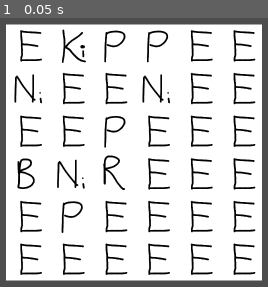
Above: before the commit, frame 1.
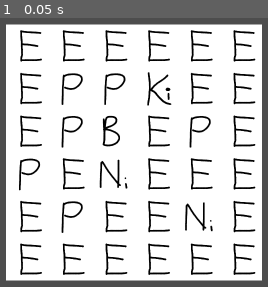
Above: after the commit, the same moment.

Repository: Sheepheerd/solitaire-chess
Game: Godot game, scene res://chess_scenes/chess_gen.tscn
Same seed, same stepped clock (60 frames per second), same inputs: the game is played once before the commit and once after it. The engine's default icon, where the game draws it, is replaced by a stand-in: a white triangle on a blue panel in a dark square.
Inputs:
- Up to frame 1 (0.05 s): no input

The runs differ from the first frame. In frame 1, 6.5% of the frame differs, in the area x 5-80%, y 4-80%.

Commit message:
Added piece jump

Diff:
--- a/chess_scenes/pieces/King.tscn
+++ b/chess_scenes/pieces/King.tscn
@@ -20,3 +20,5 @@
 position = Vector2(-64, -64)
 texture_normal = ExtResource("2_faycy")
 script = ExtResource("3_ws5j8")
+
+[connection signal="pressed" from="TouchScreenButton" to="TouchScreenButton" method="_on_pressed"]
--- a/chess_scenes/pieces/Knight.tscn
+++ b/chess_scenes/pieces/Knight.tscn
@@ -20,3 +20,5 @@
 position = Vector2(-64, -64)
 texture_normal = ExtResource("2_1mq8e")
 script = ExtResource("3_87erv")
+
+[connection signal="pressed" from="TouchScreenButton" to="TouchScreenButton" method="_on_pressed"]
--- a/chess_scenes/pieces/Pawn.tscn
+++ b/chess_scenes/pieces/Pawn.tscn
@@ -21,3 +21,5 @@
 position = Vector2(-64, -64)
 texture_normal = ExtResource("2_m2tqr")
 script = ExtResource("3_5bjpx")
+
+[connection signal="pressed" from="TouchScreenButton" to="TouchScreenButton" method="_on_pressed"]
--- a/chess_scenes/pieces/Rook.tscn
+++ b/chess_scenes/pieces/Rook.tscn
@@ -20,3 +20,5 @@
 position = Vector2(-64, -64)
 texture_normal = ExtResource("2_h1qj1")
 script = ExtResource("3_esdey")
+
+[connection signal="pressed" from="TouchScreenButton" to="TouchScreenButton" method="_on_pressed"]
--- a/chess_scenes/pieces/piece_movement.gd
+++ b/chess_scenes/pieces/piece_movement.gd
@@ -5,6 +5,7 @@
 var board
 var row
 var col
+var piece_name
 #var which_selection: int
 func _ready():
 	board = get_parent().get_parent().board
@@ -12,22 +13,27 @@
 	print(col)
 
 func _on_pressed():
-	if get_parent().get_parent().has_selected_piece_one == false:
-		get_parent().get_parent().source_row = row
-		get_parent().get_parent().source_col = col
-		await get_tree().create_timer(.5).timeout
-		get_parent().get_parent().has_selected_piece_one = true
-		print(get_parent().get_parent().source_row)
-		print(get_parent().get_parent().source_col)
-	elif get_parent().get_parent().has_selected_piece_one == true:
-		get_parent().get_parent().dest_row = row
-		get_parent().get_parent().dest_col = col
-		get_parent().get_parent().move_piece()
-		await get_tree().create_timer(.5).timeout
-		get_parent().get_parent().has_selected_piece_one = false
-		print(get_parent().get_parent().dest_row)
-		print(get_parent().get_parent().dest_col)
-
+	get_parent().get_parent().player_clicked = true
+	#if get_parent().get_parent().has_selected_piece_one == false:
+	if get_parent().get_parent().player_clicked == true:
+		if get_parent().get_parent().has_selected_piece_one == false:
+			get_parent().get_parent().source_piece_name = piece_name
+			get_parent().get_parent().source_row = row
+			get_parent().get_parent().source_col = col
+			await get_tree().create_timer(.5).timeout
+			get_parent().get_parent().has_selected_piece_one = true
+			print(get_parent().get_parent().source_row)
+			print(get_parent().get_parent().source_col)
+		elif get_parent().get_parent().has_selected_piece_one == true:
+			get_parent().get_parent().dest_row = row
+			get_parent().get_parent().dest_col = col
+			get_parent().get_parent().move_piece()
+			await get_tree().create_timer(.5).timeout
+			get_parent().get_parent().has_selected_piece_one = false
+			print(get_parent().get_parent().dest_row)
+			print(get_parent().get_parent().dest_col)
+			#await get_tree().create_timer(.5).timeout
+			#get_parent().get_parent().player_clicked = false
 #func piece_selected(which_selection):
 #	match which_selection:
 #		1:
--- a/chess_scripts/chess_script.gd
+++ b/chess_scripts/chess_script.gd
@@ -40,6 +40,8 @@
 			row.append('E')
 		board.append(row)
 	# Place the initial piece on the board
+	row = randi() % (array_size - 1)
+	col = randi() % (array_size - 1)
 	randomize()
 	available_pieces.shuffle()
 	#get first piece and erase
@@ -48,7 +50,6 @@
 	available_pieces = available_pieces.filter(func(value): return value != null)
 	var scene_path = characterScenes[initial_piece]
 	var character_instance = load(scene_path)
-	print(scene_path)
 	# Create an instance of the scene
 	var character_node = character_instance.instantiate()
 	character_node.get_node("TouchScreenButton").row = row
@@ -57,8 +58,6 @@
 
 	#place first piece random
 	print(initial_piece)
-	row = randi() % (array_size - 1)
-	col = randi() % (array_size - 1)
 	board[row][col] = initial_piece
 	character_node.position =  Vector2((col * cell_size_x) - 300, (row * cell_size_y) - 200)
 	# Place the remaining pieces on the board
@@ -94,7 +93,7 @@
 	# Check if the piece can capture any other piece
 	for i in range(array_size):
 		for j in range(array_size):
-			if board[i][j] != ' ':
+			if board[i][j] != 'E':
 				if piece == 'K' and (abs(row - i) <= 1 and abs(col - j) <= 1):
 					return true
 				elif piece == 'Q' and (row == i or col == j or abs(row - i) == abs(col - j)):
@@ -111,8 +110,9 @@
 	return false
 
 # Function to place the remaining pieces on the board
-# Function to place the remaining pieces on the board
+var has_assigned_row_col = false
 func place_remaining_pieces(initial_piece):
+	has_assigned_row_col = false
 	for i in range(0, num_pieces - 1):
 		var placed = false
 		while not placed:
@@ -169,13 +169,17 @@
 					print(scene_path)
 					# Create an instance of the scene
 					var character_node = character_instance.instantiate()
-
+					add_child(character_node)
 					# Add the character to your game scene (you may need to adjust the position)
 					# For example, if you have a parent node for characters:
 					character_node.position = Vector2((col * cell_size_x) - 300, (row * cell_size_y) - 200)
+					character_node.get_node("TouchScreenButton").piece_name = piece
+					#if has_assigned_row_col == false:
 					character_node.get_node("TouchScreenButton").row = row
 					character_node.get_node("TouchScreenButton").col = col
-					add_child(character_node)
+						#has_assigned_row_col = true
+					#if has_assigned_row_col == true:
+						#add_child(character_node)
 
 					break
 
@@ -202,18 +206,51 @@
 var dest_piece
 var has_selected_piece_one = false
 var has_selected_piece_two = false
+var source_piece_name
+func can_capture(sp, dr, dc, sr, sc):
+	var row_diff = abs(dr - sr)
+	var col_diff = abs(dc - sc)
+
+	if sp == 'K' and (row_diff <= 1 and col_diff <= 1):
+		return true
+	elif sp == 'Q' and (sr == dr or sc == dc or row_diff == col_diff):
+		return true
+	elif sp == 'R' and (sr == dr or sc == dc):
+		return true
+	elif sp == 'B' and row_diff == col_diff:
+		# Check if there are pieces in the way
+		var row_step = 1 if dr > sr else -1 if dr < sr else 0
+		var col_step = 1 if dc > sc else -1 if dc < sc else 0
+		var row = sr + row_step
+		var col = sc + col_step
+		while row != dr or col != dc:
+			if board[row][col] != 'E':
+				return false
+			row += row_step
+			col += col_step
+		return true
+	elif sp == 'N' and ((row_diff == 2 and col_diff == 1) or (row_diff == 1 and col_diff == 2)):
+		return true
+	elif sp == 'P' and ((dr == sr + 1 and col_diff == 1) or (dr == sr - 1 and col_diff == 1)):
+		return true
+
+	return false
+
+var player_clicked = false
 func move_piece():
-	if has_selected_piece_one == true:
+
+	if player_clicked == true:
+	#if has_selected_piece_one == true:
 		source_piece = board[source_row][source_col]
 		dest_piece = board[dest_row][dest_col]
 
-		if is_valid_move(dest_row, dest_col, source_piece):
+		if can_capture(source_piece, dest_row, dest_col, source_row, source_col):
 			board[dest_row][dest_col] = source_piece
-			board[source_row][source_col] = " "
-
-			return true
-		else:
-			if dest_piece != " ":
+			board[source_row][source_col] = 'E'
+
+			#return true
+		#else:
+			if dest_piece != 'E':
 				print("You have overriden " + dest_piece + " with " + source_piece + ".")
 				board[dest_row][dest_col] = source_piece
 				board[source_row][source_col] = 'E'
